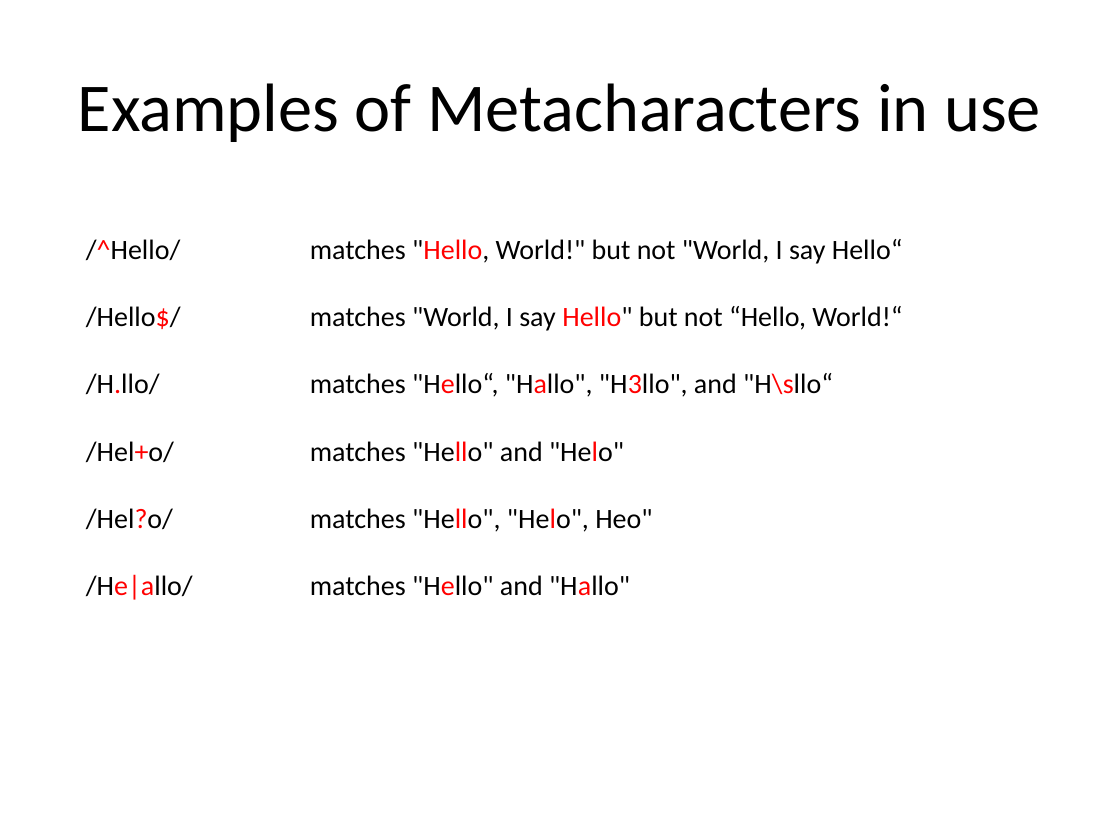
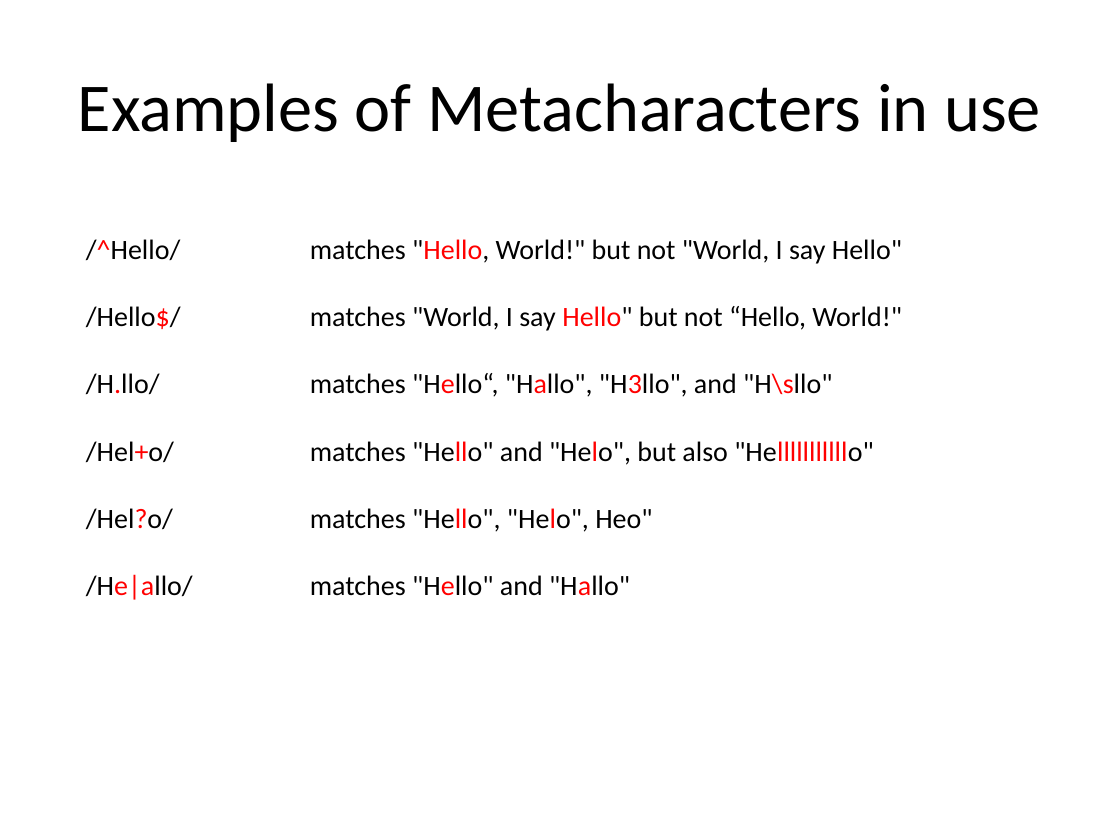
Before and after one commit to kbseah/perlcourse2017, a slide deck: slide 99 of Day1-1_JWI/Day1_intro_scalars_regex.pptx (slide 96 before the commit). Drawn at 1120x840 pixels with LibreOffice and Linux fonts; fonts in the diff are those of the drawing. Boxes give left, top, right and bottom in pixels: in the first picture for what was removed or moved away, otherwise in the second. Text is boxed around its words. In the diff, an @@ line names an element or a change of style, - is before the commit and + after.

```diff
--- a/Day1-1_JWI/Day1_intro_scalars_regex.pptx
+++ b/Day1-1_JWI/Day1_intro_scalars_regex.pptx
@@ text at box(86, 239, 902, 465): text changed @@
-/^Hello/ matches "Hello, World!" but not "World, I say Hello“
-/Hello$/ matches "World, I say Hello" but not “Hello, World!“
-/H.llo/ matches "Hello“, "Hallo", "H3llo", and "H\sllo“
-/Hel+o/ matches "Hello" and "Helo"
+/^Hello/ matches "Hello, World!" but not "World, I say Hello"
+/Hello$/ matches "World, I say Hello" but not “Hello, World!"
+/H.llo/ matches "Hello“, "Hallo", "H3llo", and "H\sllo"
+/Hel+o/ matches "Hello" and "Helo", but also "Helllllllllllo"
```
Also in this commit, not shown: 14 other slides changed, 7 slides added, 1 slide removed, 1 other file.
